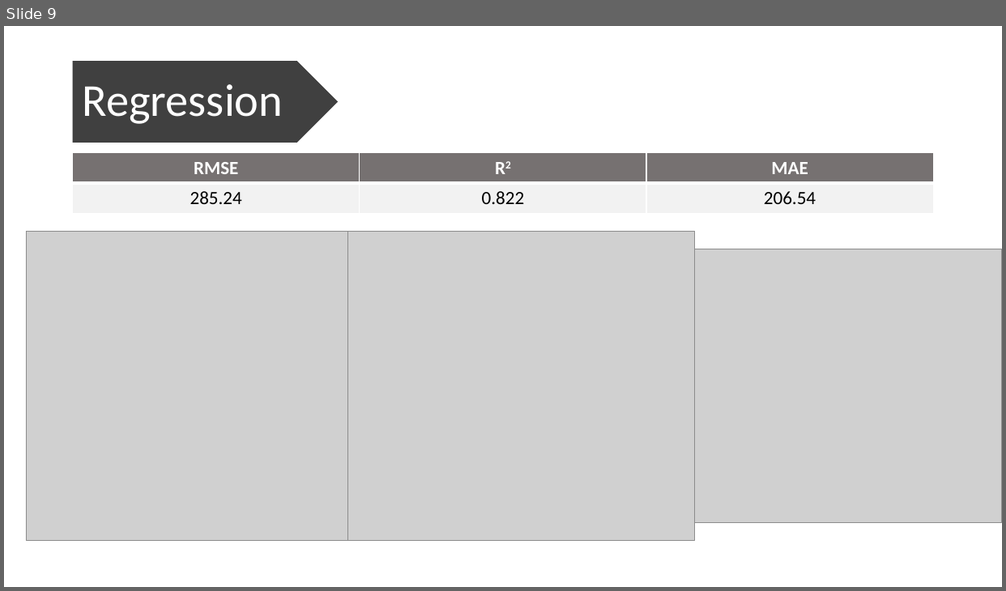
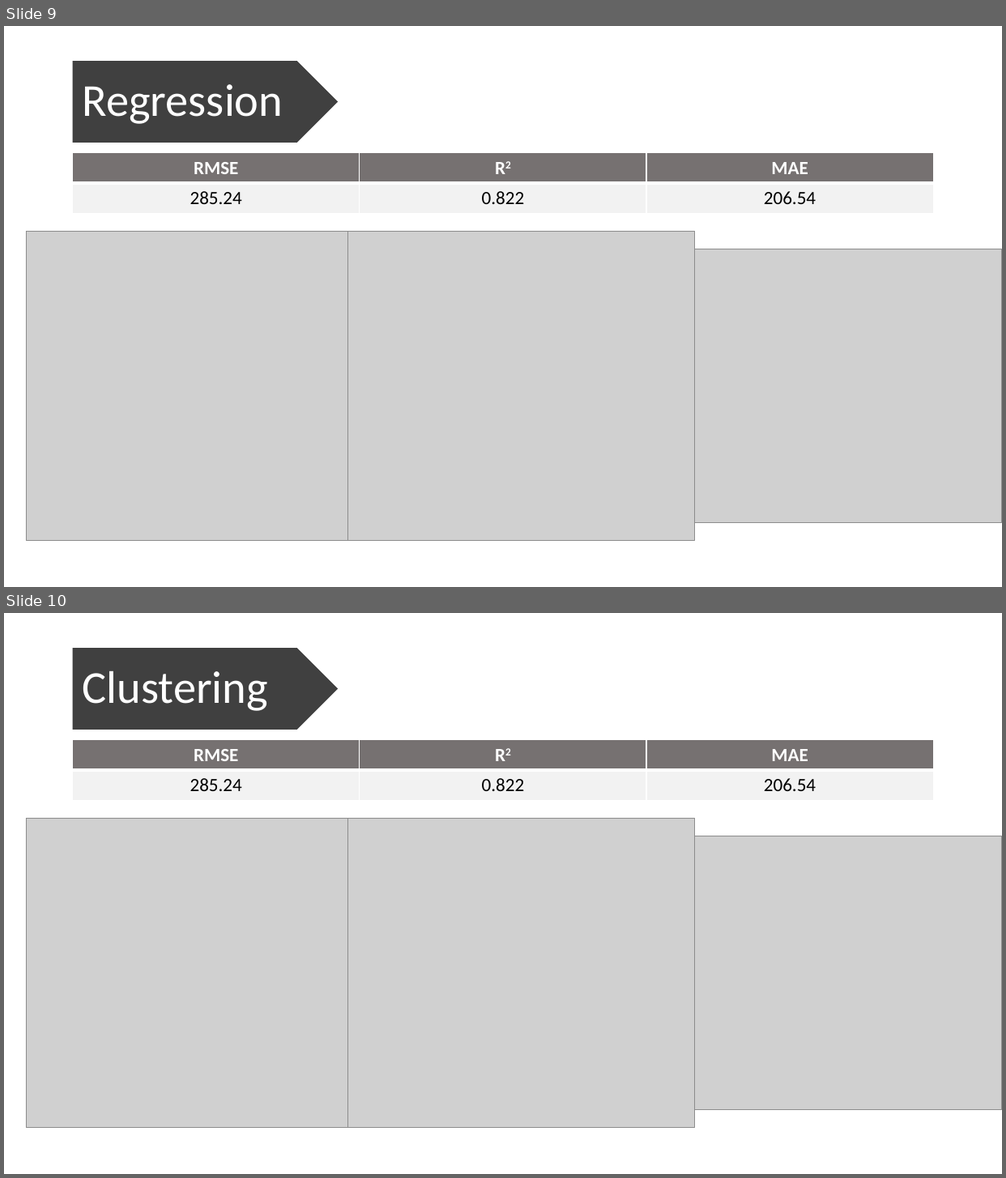
Before and after one commit to cherryyingzizhang/msci446, a slide deck: presentation/oralpresentation.pptx. Shown one above the other, each under a label of ours: slide 9 before the commit, slides 9 and 10 after it. The pictures are 1006x591 and 1006x1178 pixels, drawn with LibreOffice and Linux fonts; fonts in the diff are those of the drawing; grey boxes stand for pictures. Boxes give left, top, right and bottom in pixels: in the first picture for what was removed or moved away, otherwise in the second. Text is boxed around its words. In the diff, an @@ line names an element or a change of style, - is before the commit and + after.

Commit message:
add clustering data

```diff
--- a/presentation/oralpresentation.pptx
+++ b/presentation/oralpresentation.pptx
@@ slide 10 added at [4,613,1002,1174], background #FFFFFF @@
@@ pentagon arrow added at [73,648,338,730], fill #404040 @@
@@ title added at [83,671,268,711], 44 pt, text #FFFFFF @@
+Clustering
@@ table added at [73,739,933,800], 2 rows, 3 columns @@
+RMSE | R2 | MAE
+285.24 | 0.822 | 206.54
@@ picture added at [27,818,365,1127] @@
@@ picture added at [347,818,695,1127] @@
@@ picture added at [695,836,1002,1110] @@
```
Also in this commit, not shown: 1 slide removed, 10 other files.
